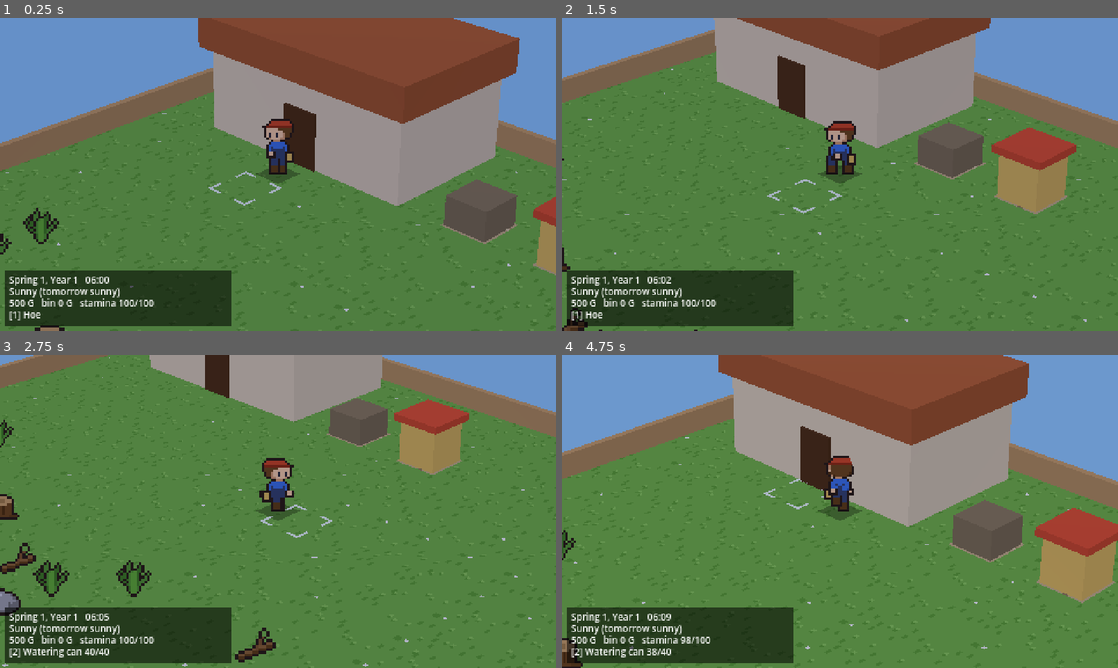
Above: before the commit, frames 1-4 (two rows, left to right).
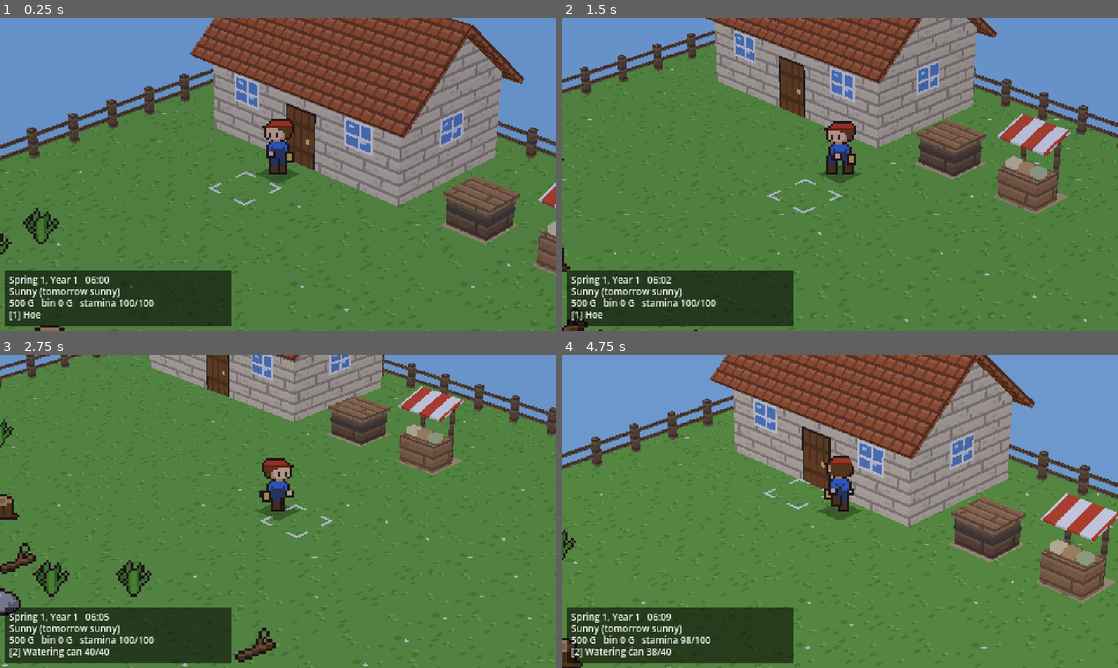
Above: after the commit, the same moments.

Repository: kitphon/son-of-harvest
Game: Godot game, scene res://scenes/main.tscn
Two runs of this game, one before a commit and one after it. Both use one fixed random seed, a clock stepped at 60 frames per second and the inputs below.
Inputs:
- Up to frame 1 (0.25 s): no input
- Up to frame 2 (1.5 s): tap Enter at 0.5 s; hold D (move_right) 0.53-1.28 s; tap E (interact) at 0.6 s; hold S (move_down) from 1.28 s (still down); tap Q (next_seed) at 1.35 s
- Up to frame 3 (2.75 s): release S (move_down) at 2.03 s; hold D (move_right) from 2.03 s (still down); hold Tab (next_tool) from 2.03 s (still down)
- Up to frame 4 (4.75 s): release D (move_right) at 2.78 s; release Tab (next_tool) at 2.78 s; hold W (move_up) 2.78-3.53 s; tap Shift (run) at 2.85 s; hold A (move_left) from 3.53 s (still down); tap Space (use_tool) at 3.6 s; tap J at 4.35 s

The runs differ from the first frame. In frame 1, 18% of the frame differs, in the area x 0-100%, y 0-82%; in frame 2, 16%; in frame 3, 8.6%; in frame 4, 20%, in the area x 0-100%, y 0-79%.

Commit message:
Textured house, shipping bin, seed stand and post-and-rail fence
PlaceholderArt draws building surfaces (boards, shingles, stone, planks,
awning, door, window). The house gets a gable roof with overhang, a chimney,
a door and windows; the bin a lid and band; the stand posts, an awning and
seed sacks; the fence a post per border cell and two rails per side.

Agent: Claude Code (claude-opus-5-5)
Co-Authored-By: Claude Opus 5.5 <noreply@anthropic.com>

Diff:
--- a/scripts/art/placeholder_art.gd
+++ b/scripts/art/placeholder_art.gd
@@ -25,6 +25,8 @@
 			return _obstacle(parts[0])
 		"crop":     # crop:<id>:<growth 0..3>:<ripe|growing>
 			return _crop(parts[1], int(parts[2]), parts[3] == "ripe")
+		"build":    # build:<wall|roof|stone|planks|planks_dark|awning|door|window>
+			return _building(parts[1])
 		"ground":   # ground:<grass|tilled|wet|path>:<variant> or ground:water:<land sides mask>
 			return _ground(parts[1], int(parts[2]))
 	return _draw(16, 16, [[0, 0, 16, 16, "ff00ff"]])
@@ -455,3 +457,69 @@
 			if n & WATER_S:
 				_px(img, 0, 14, 16, 2, bank)
 	return img
+
+
+## Building surfaces. The repeating ones (wall, roof, stone, planks, awning) are 16 x 16 =
+## one world unit, laid on boxes with triplanar mapping; door and window are single pictures.
+static func _building(kind: String) -> Image:
+	var rng := RandomNumberGenerator.new()
+	rng.seed = hash(kind)
+	match kind:
+		"wall", "planks", "planks_dark":
+			# Horizontal boards, 4 px tall, with a dark seam and staggered board ends.
+			var base := {"wall": Color("d8c8a8"), "planks": Color("9a7048"), "planks_dark": Color("6a5038")}[kind] as Color
+			var img := _blank(16, 16)
+			img.fill(base)
+			for row in 4:
+				_px(img, 0, row * 4 + 3, 16, 1, base.darkened(0.25))
+				_px(img, 0, row * 4, 16, 1, base.lightened(0.1))
+				_px(img, (row * 7 + 3) % 16, row * 4, 1, 3, base.darkened(0.25))
+				for i in 2:
+					_px(img, rng.randi_range(0, 15), row * 4 + rng.randi_range(1, 2), 2, 1, base.darkened(0.08))
+			return img
+		"roof":
+			# Shingles in 4 px courses, joints staggered by half a shingle.
+			var base := Color("a0522d")
+			var img := _blank(16, 16)
+			img.fill(base)
+			for row in 4:
+				_px(img, 0, row * 4 + 3, 16, 1, base.darkened(0.35))
+				_px(img, 0, row * 4, 16, 1, base.lightened(0.12))
+				for x in range(2 * (row % 2), 16, 4):
+					_px(img, x, row * 4, 1, 3, base.darkened(0.2))
+			return img
+		"stone":
+			var img := _blank(16, 16)
+			img.fill(Color("5a5450"))
+			for row in 4:
+				for x in range(-4 * (row % 2), 16, 8):
+					_px(img, x + 1, row * 4 + 1, 7, 3, Color("8a827a").darkened(rng.randf() * 0.15))
+			return img
+		"awning":
+			var img := _blank(16, 16)
+			img.fill(Color("f2ece0"))
+			for x in range(0, 16, 8):
+				_px(img, x, 0, 4, 16, Color("c8452c"))
+			return img
+		"door":
+			# 16 x 24: frame, vertical planks, a cross brace and a brass knob.
+			var img := _blank(16, 24)
+			img.fill(OUTLINE)
+			_px(img, 1, 1, 14, 23, Color("7a4a24"))
+			for x in [4, 8, 12]:
+				_px(img, x, 1, 1, 23, Color("5e3818"))
+			_px(img, 1, 6, 14, 2, Color("5e3818"))
+			_px(img, 1, 17, 14, 2, Color("5e3818"))
+			_px(img, 11, 12, 2, 2, Color("e8c860"))
+			return img
+		"window":
+			# 12 x 10: cream frame, two panes each way, a glint.
+			var img := _blank(12, 10)
+			img.fill(Color("f2ece0"))
+			_px(img, 1, 1, 10, 8, Color("5d8ec8"))
+			_px(img, 1, 5, 10, 1, Color("f2ece0"))
+			_px(img, 6, 1, 1, 8, Color("f2ece0"))
+			_px(img, 2, 2, 2, 1, Color("bfe0f8"))
+			_px(img, 7, 6, 2, 1, Color("bfe0f8"))
+			return img
+	return _draw(16, 16, [[0, 0, 16, 16, "ff00ff"]])
--- a/scripts/world3d/farm_world.gd
+++ b/scripts/world3d/farm_world.gd
@@ -2,7 +2,7 @@
 extends Node3D
 ## The farm in 3D: 1 unit = 1 cell, x = column, z = row, y up.
 ## Ground = the 2D FarmView (ground only) rendered into a texture; obstacles and crops
-## stand up as camera-facing sprites; buildings are boxes.
+## stand up as camera-facing sprites; buildings are textured boxes.
 
 const T := 16
 const PX := 0.045              # world units per sprite pixel (a 24 px farmer ~ 1.1 cells tall)
@@ -64,35 +64,127 @@
 	add_child(ground)
 
 
-func _box(size: Vector3, center: Vector3, color: Color) -> void:
+## Lit material with a PlaceholderArt surface repeated once per world unit. Triplanar in the
+## mesh's own space, so slanted roof slabs get their shingles straight.
+static func surface_material(key: String) -> StandardMaterial3D:
+	var m := StandardMaterial3D.new()
+	m.albedo_texture = PlaceholderArt.tex(key)
+	m.texture_filter = BaseMaterial3D.TEXTURE_FILTER_NEAREST
+	m.uv1_triplanar = true
+	return m
+
+
+## Lit material with one picture stretched over a quad (door, window).
+static func picture_material(key: String) -> StandardMaterial3D:
+	var m := StandardMaterial3D.new()
+	m.albedo_texture = PlaceholderArt.tex(key)
+	m.texture_filter = BaseMaterial3D.TEXTURE_FILTER_NEAREST
+	return m
+
+
+func _box(size: Vector3, center: Vector3, mat: Material, rot := Vector3.ZERO) -> MeshInstance3D:
 	var mesh := BoxMesh.new()
 	mesh.size = size
-	var m := StandardMaterial3D.new()
-	m.albedo_color = color
-	mesh.material = m
 	var mi := MeshInstance3D.new()
 	mi.mesh = mesh
+	mi.material_override = mat
 	mi.position = center
+	mi.rotation = rot
 	add_child(mi)
-
-
-## Boxes over the fixed cells laid out by FarmGrid.generate().
+	return mi
+
+
+## A picture on a wall: `normal_yaw` 0 faces +z (towards the camera side), 90 faces +x.
+func _picture(key: String, size: Vector2, center: Vector3, normal_yaw := 0.0) -> void:
+	var quad := QuadMesh.new()
+	quad.size = size
+	var mi := MeshInstance3D.new()
+	mi.mesh = quad
+	mi.material_override = picture_material(key)
+	mi.position = center
+	mi.rotation_degrees.y = normal_yaw
+	add_child(mi)
+
+
+## Buildings over the fixed cells laid out by FarmGrid.generate(). The camera looks from +x / +z,
+## so doors and windows go on those faces.
 func _make_buildings() -> void:
-	# House: cells x 2..6, z 1..3; walls, roof, door on the front (z = 4) face.
-	_box(Vector3(5, 1.8, 3), Vector3(4.5, 0.9, 2.5), Color("d8c8a8"))
-	_box(Vector3(5.4, 0.7, 3.4), Vector3(4.5, 2.15, 2.5), Color("a0522d"))
-	_box(Vector3(0.8, 1.2, 0.1), Vector3(4.5, 0.6, 4.0), Color("4a2a14"))
-	_box(Vector3(0.9, 0.6, 0.9), Vector3(8.5, 0.3, 3.5), Color("7a6a50"))     # shipping bin
-	_box(Vector3(0.9, 0.9, 0.9), Vector3(10.5, 0.45, 3.5), Color("d9b45a"))   # seed stand
-	_box(Vector3(1.1, 0.15, 1.1), Vector3(10.5, 1.0, 3.5), Color("c8452c"))
-	# Fence: four low rails along the border cells.
+	_make_house()
+	var planks := surface_material("build:planks")
+	var dark := surface_material("build:planks_dark")
+	# Shipping bin (cell 8, 3): a dark crate with a lid and a band.
+	_box(Vector3(0.9, 0.55, 0.8), Vector3(8.5, 0.275, 3.5), dark)
+	_box(Vector3(1.0, 0.1, 0.9), Vector3(8.5, 0.6, 3.5), planks)
+	_box(Vector3(0.92, 0.08, 0.82), Vector3(8.5, 0.35, 3.5), flat_material(Color("4a4440")))
+	# Seed stand (cell 10, 3): counter, two posts, a striped awning, seed sacks on top.
+	_box(Vector3(0.9, 0.6, 0.6), Vector3(10.5, 0.3, 3.65), planks)
+	for x in [10.12, 10.88]:
+		_box(Vector3(0.08, 1.3, 0.08), Vector3(x, 0.65, 3.3), dark)
+	_box(Vector3(1.1, 0.05, 0.75), Vector3(10.5, 1.3, 3.55), surface_material("build:awning"),
+		Vector3(deg_to_rad(18), 0, 0))
+	var sacks := [Color("e8d8a8"), Color("c9a26b"), Color("b8c890")]
+	for i in 3:
+		_box(Vector3(0.22, 0.14, 0.22), Vector3(10.22 + i * 0.28, 0.67, 3.7), flat_material(sacks[i]))
+	_make_fence(dark)
+
+
+func _make_house() -> void:
+	# Walls: cells x 2..6, z 1..3 (5 x 3), 1.8 high.
+	_box(Vector3(5, 1.8, 3), Vector3(4.5, 0.9, 2.5), surface_material("build:wall"))
+	# Gable under the roof, ridge along x.
+	var gable := MeshInstance3D.new()
+	var prism := PrismMesh.new()
+	prism.size = Vector3(3, 1.3, 5)
+	gable.mesh = prism
+	gable.material_override = surface_material("build:wall")
+	gable.position = Vector3(4.5, 1.8 + 0.65, 2.5)
+	gable.rotation_degrees.y = 90
+	add_child(gable)
+	# Two roof slabs with a little overhang, from the ridge down past the walls.
+	var roof := surface_material("build:roof")
+	var slope := atan2(1.3, 1.5)
+	var length := Vector2(1.5, 1.3).length() + 0.4
+	for side in [1, -1]:
+		var down := Vector3(0, -sin(slope), cos(slope) * side)
+		var up := Vector3(0, cos(slope), sin(slope) * side)
+		var center := Vector3(4.5, 3.1, 2.5) + down * (length / 2 - 0.05) + up * 0.06
+		_box(Vector3(5.6, 0.12, length), center, roof, Vector3(slope * side, 0, 0))
+	_box(Vector3(0.4, 1.0, 0.4), Vector3(6.0, 3.0, 1.9), surface_material("build:stone"))   # chimney
+	# Door on the front face (z = 4), over the door cell (4, 3); windows either side and on +x.
+	_picture("build:door", Vector2(0.8, 1.2), Vector3(4.5, 0.6, 4.005))
+	_picture("build:window", Vector2(0.72, 0.6), Vector3(3.0, 1.1, 4.005))
+	_picture("build:window", Vector2(0.72, 0.6), Vector3(6.0, 1.1, 4.005))
+	_picture("build:window", Vector2(0.72, 0.6), Vector3(7.005, 1.1, 2.5), 90)
+
+
+## Post and rail fence along the border cells: a post per cell (one MultiMesh), two rails a side.
+func _make_fence(mat: Material) -> void:
 	var w := float(FarmGrid.W)
 	var h := float(FarmGrid.H)
-	var fence := Color("b08a5a")
-	_box(Vector3(w, 0.5, 0.15), Vector3(w / 2, 0.25, 0.5), fence)
-	_box(Vector3(w, 0.5, 0.15), Vector3(w / 2, 0.25, h - 0.5), fence)
-	_box(Vector3(0.15, 0.5, h), Vector3(0.5, 0.25, h / 2), fence)
-	_box(Vector3(0.15, 0.5, h), Vector3(w - 0.5, 0.25, h / 2), fence)
+	var spots: Array[Vector3] = []
+	for x in FarmGrid.W:
+		spots.append(Vector3(x + 0.5, 0.3, 0.5))
+		spots.append(Vector3(x + 0.5, 0.3, h - 0.5))
+	for z in range(1, FarmGrid.H - 1):
+		spots.append(Vector3(0.5, 0.3, z + 0.5))
+		spots.append(Vector3(w - 0.5, 0.3, z + 0.5))
+	var post := BoxMesh.new()
+	post.size = Vector3(0.14, 0.6, 0.14)
+	var mm := MultiMesh.new()
+	mm.transform_format = MultiMesh.TRANSFORM_3D
+	mm.mesh = post
+	mm.instance_count = spots.size()
+	for i in spots.size():
+		mm.set_instance_transform(i, Transform3D(Basis(), spots[i]))
+	var posts := MultiMeshInstance3D.new()
+	posts.multimesh = mm
+	posts.material_override = mat
+	add_child(posts)
+	for y in [0.22, 0.46]:
+		_box(Vector3(w - 1, 0.07, 0.05), Vector3(w / 2, y, 0.5), mat)
+		_box(Vector3(w - 1, 0.07, 0.05), Vector3(w / 2, y, h - 0.5), mat)
+		_box(Vector3(0.05, 0.07, h - 1), Vector3(0.5, y, h / 2), mat)
+		_box(Vector3(0.05, 0.07, h - 1), Vector3(w - 0.5, y, h / 2), mat)
 
 
 func _rebuild_objects() -> void:
--- a/tests/test_farm.gd
+++ b/tests/test_farm.gd
@@ -126,6 +126,13 @@
 		check(img.get_size() == Vector2i(16, 16) and img.get_used_rect().size == Vector2i(16, 16) \
 			and not img.detect_alpha(), "%s: full opaque 16 x 16" % key)
 
+	# Building surfaces: repeating ones are one world unit (16 x 16), all opaque, none missing.
+	for kind in ["wall", "roof", "stone", "planks", "planks_dark", "awning", "door", "window"]:
+		var img := PlaceholderArt.tex("build:" + kind).get_image()
+		var tiled: bool = kind != "door" and kind != "window"
+		check(not img.detect_alpha() and img.get_pixel(0, 0) != Color("ff00ff")
+			and (img.get_size() == Vector2i(16, 16) or not tiled), "build:%s drawn" % kind)
+
 	print("test_farm: %s (%d failed)" % ["OK" if failures == 0 else "FAILED", failures])
 	quit(1 if failures else 0)
 
Not shown, changed: ROADMAP.md
Not shown, changed: WORKLOG.md
